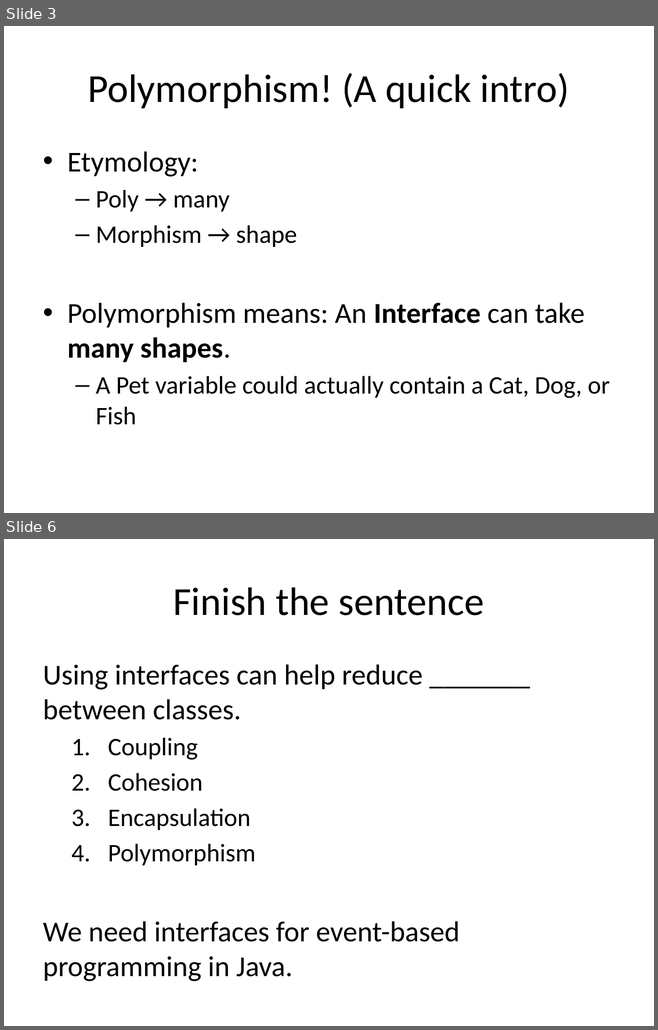
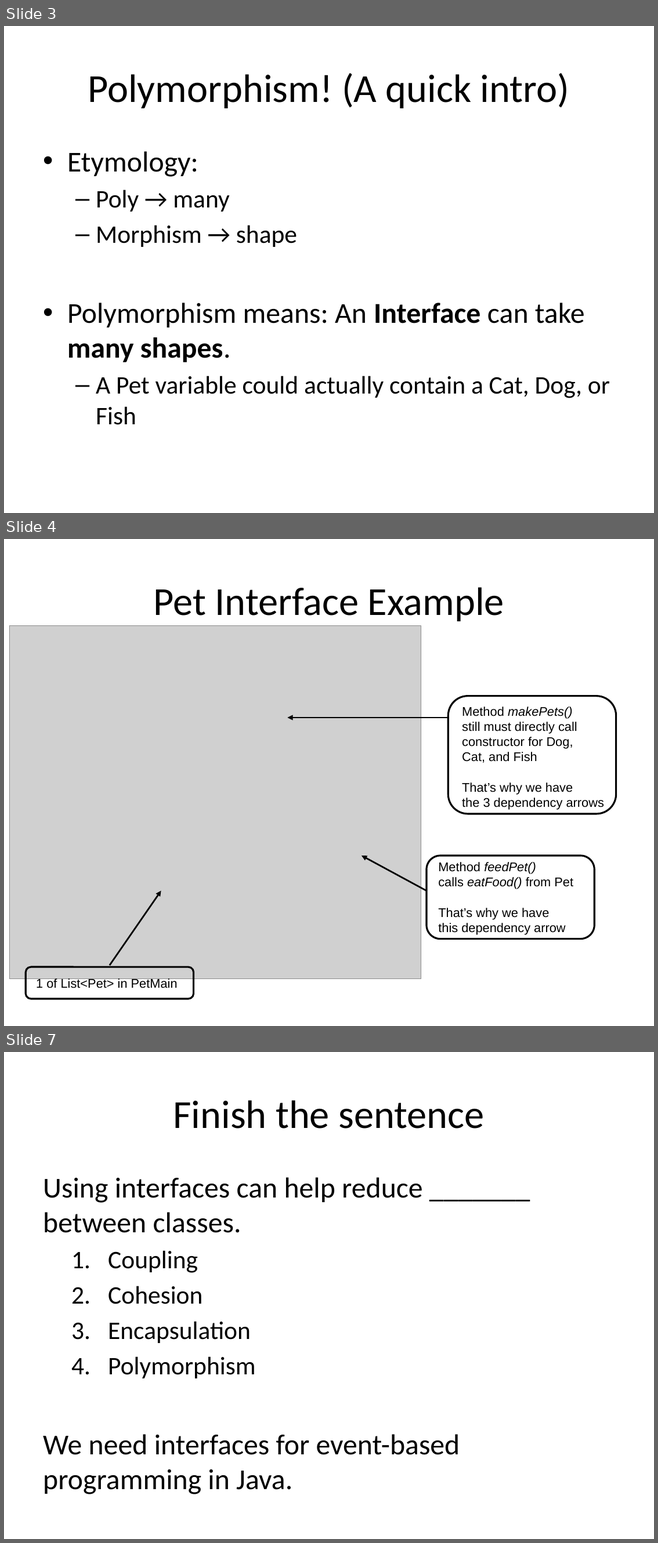
Before and after one commit to RHIT-CSSE/csse220, a slide deck: ClassMaterials/EventBasedProgramming/Slides/EventBasedProgramming.pptx. Shown one above the other, each under a label of ours: slides 3 and 6 before the commit, slides 3, 4 and 7 after it; the slides between them are not shown. The pictures are 658x1030 and 658x1543 pixels, drawn with LibreOffice and Linux fonts; fonts in the diff are those of the drawing; grey boxes stand for pictures. Boxes give left, top, right and bottom in pixels: in the first picture for what was removed or moved away, otherwise in the second. Text is boxed around its words. In the diff, an @@ line names an element or a change of style, - is before the commit and + after.

```diff
--- a/ClassMaterials/EventBasedProgramming/Slides/EventBasedProgramming.pptx
+++ b/ClassMaterials/EventBasedProgramming/Slides/EventBasedProgramming.pptx
@@ slide 4 added at [4,539,654,1026], background #FFFFFF @@
@@ title added at [153,587,504,621], 44 pt, text #000000 @@
+Pet Interface Example
@@ picture added at [9,625,420,979] @@
@@ rounded rectangle added at [448,696,615,815], outline #000000 2 pt @@
@@ text added at [462,707,604,810], 14 pt, text #000000 @@
+Method makePets()
+still must directly call
+constructor for Dog,
+Cat, and Fish
+That’s why we have
+the 3 dependency arrows
@@ arrow added from (448, 718) to (287, 718), #000000 1.75 pt @@
@@ arrow added from (426, 891) to (361, 855), #000000 1.75 pt @@
@@ rounded rectangle added at [426,855,594,939], outline #000000 2 pt @@
@@ text added at [438,862,573,935], 14 pt, text #000000 @@
+Method feedPet()
+calls eatFood() from Pet
+That’s why we have
+this dependency arrow
@@ arrow added from (109, 965) to (161, 891), #000000 1.75 pt @@
@@ rounded rectangle added at [25,967,193,999], outline #000000 2 pt @@
@@ text added at [36,977,177,988], 14 pt, text #000000 @@
+1 of List<Pet> in PetMain
@@ what was slide 6 is now slide 7 @@
```
Also in this commit, not shown: 1 slide changed, 3 other slides added, 1 slide removed.
